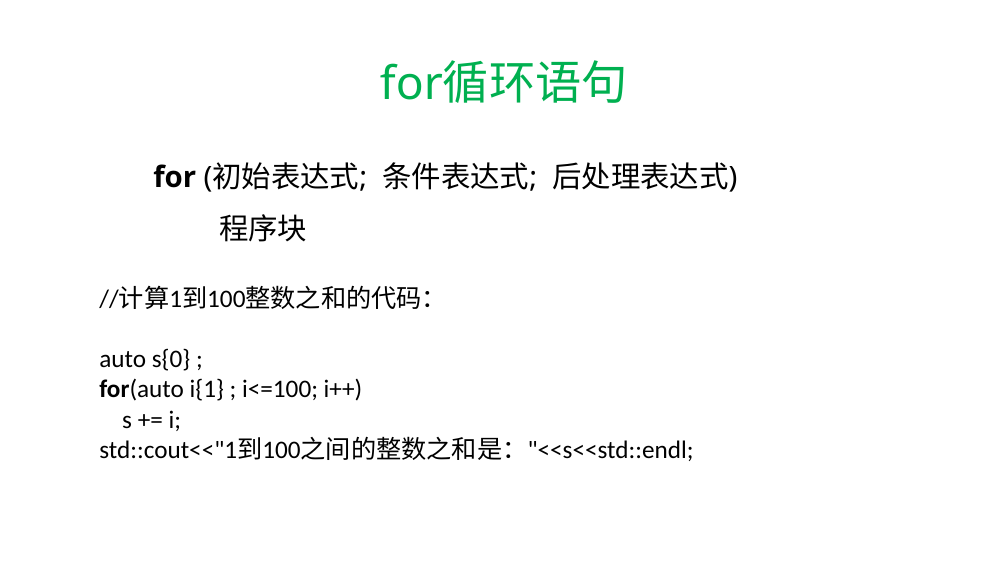
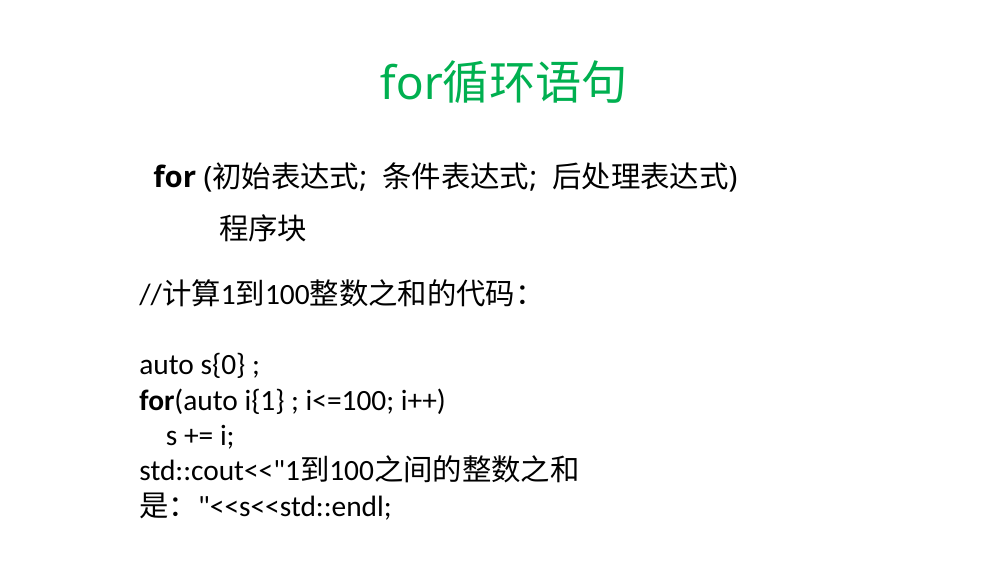
Before and after one commit to hwdong-net/cplusplus17, a slide deck: slide 35 of ppt/4. 语句.pptx. Drawn at 1008x567 pixels with LibreOffice and Linux fonts; fonts in the diff are those of the drawing. Boxes give left, top, right and bottom in pixels: in the first picture for what was removed or moved away, otherwise in the second. Text is boxed around its words. In the diff, an @@ line names an element or a change of style, - is before the commit and + after.

```diff
--- a/ppt/4. 语句.pptx
+++ b/ppt/4. 语句.pptx
@@ text "//计算1到100整数之和的代码：" moved from (x1=99, y1=286, x2=693, y2=461) to (x1=139, y1=279, x2=579, y2=520) @@
@@ text "//计算1到100整数之和的代码：" at (x1=139, y1=279, x2=579, y2=520): size 24 to 28 pt @@
```
Also in this commit, not shown: 6 other slides changed, 1 slide added, 1 slide removed.
